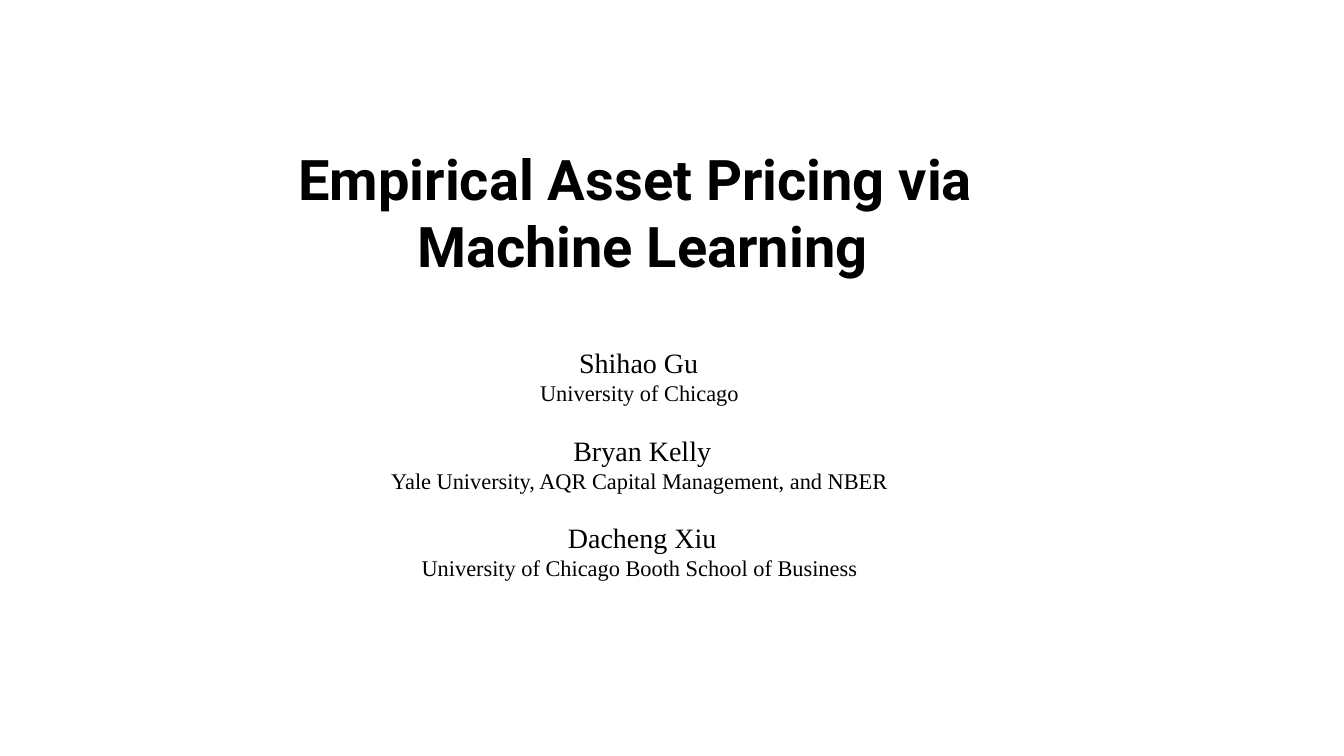
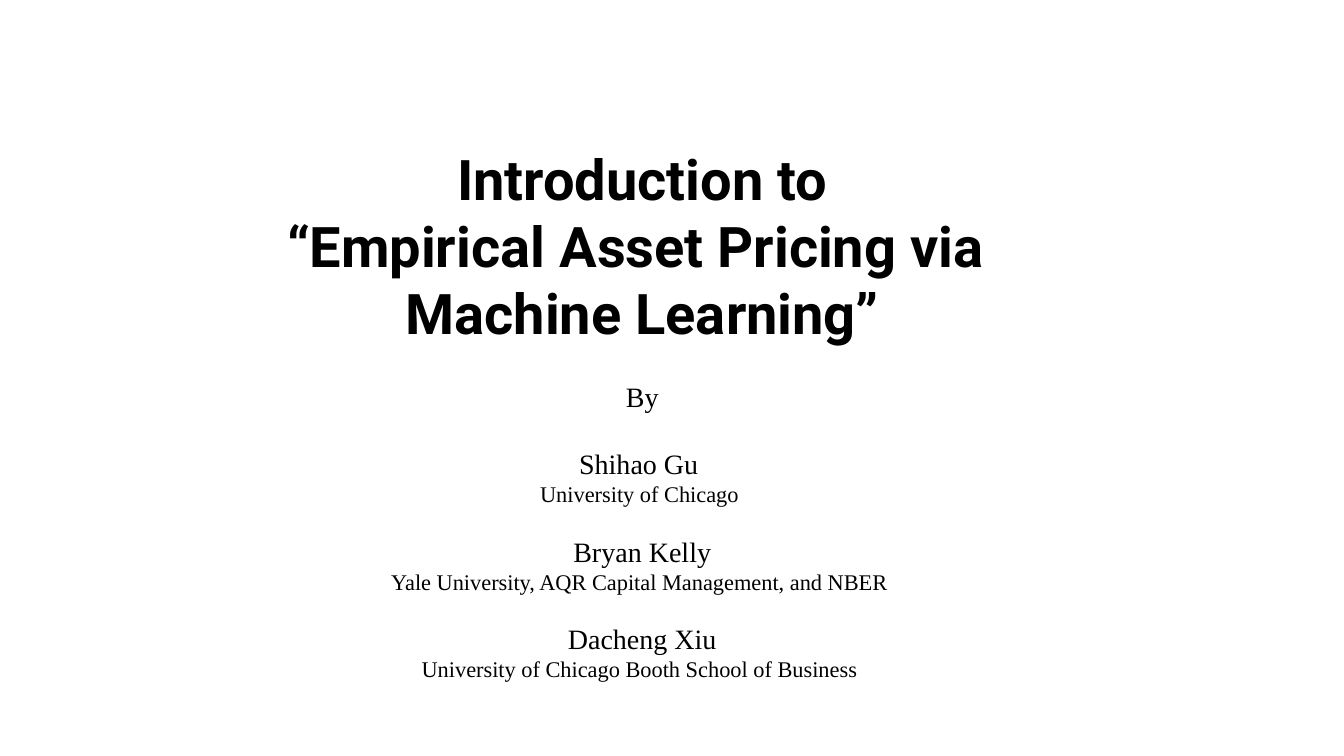
Before and after one commit to yao-lab/yao-lab.github.io, a slide deck: slide 1 of aifin/2021/slides/Xiu_Asset_Pricing_ML.pptx. Drawn at 1344x756 pixels with LibreOffice and Linux fonts; fonts in the diff are those of the drawing. Boxes give left, top, right and bottom in pixels: in the first picture for what was removed or moved away, otherwise in the second. Text is boxed around its words. In the diff, an @@ line names an element or a change of style, - is before the commit and + after.

```diff
--- a/aifin/2021/slides/Xiu_Asset_Pricing_ML.pptx
+++ b/aifin/2021/slides/Xiu_Asset_Pricing_ML.pptx
@@ text at (x1=287, y1=158, x2=983, y2=413): text changed @@
-Empirical Asset Pricing via
-Machine Learning
+Introduction to
+“Empirical Asset Pricing via
+Machine Learning”
+By
```
Also in this commit, not shown: 4 other files.
